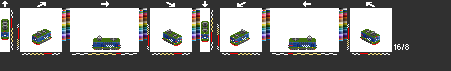
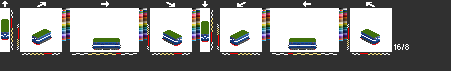
The second 451×71 image is a revision of the first. Changes to its layers:
hid "light" over [2, 20, 379, 43]
hid "gc2" over [1, 20, 380, 49]
showed "sj1", painted on it over [1, 20, 380, 49]
